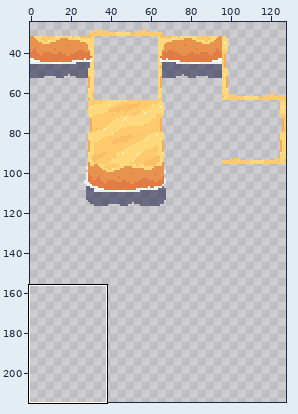
One commit to this pixel-art file: main/overworld/overworld_map/beach/sand_sheet.aseprite. The first picture is a wide view before the edit; the outline marks the close-up.
Close-up. The starting point:
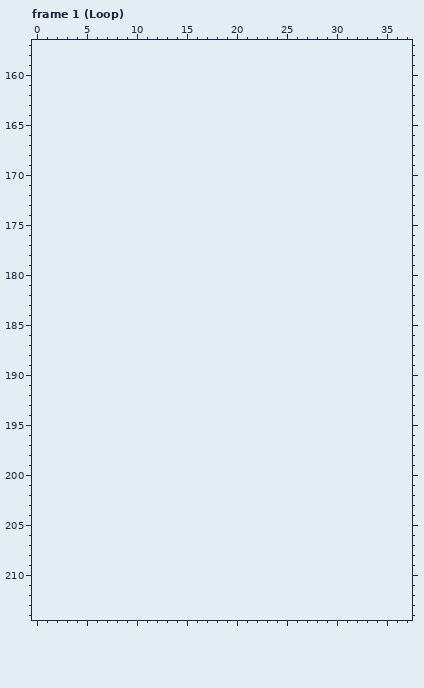
128x128 pixels, 8 frames. Pixels under 10% opacity are left out. Colours within 5 levels of each other are drawn and written as one. Shown: frame 1 (Loop): x 0..37, y 157..214. The old version is drawn lined up with the new one, on the new canvas. The wide view leaves out empty margins.
Now the later version:
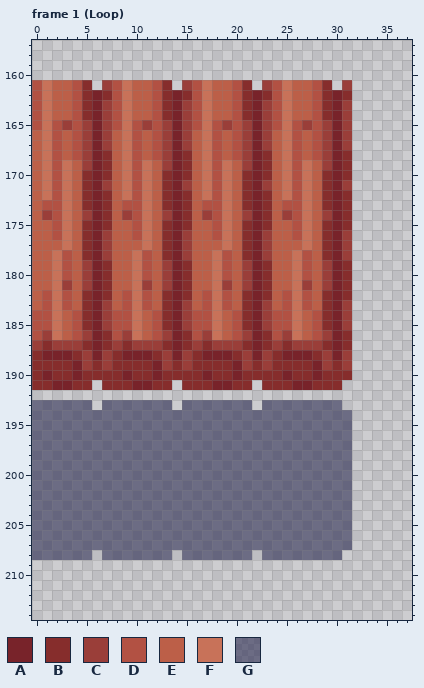
Palette (. is transparent): A #78232a  B #862d2c  C #9a3e39  D #b25143  E #bc5f48  F #c87259  G #10103d83
Change:
canvas 128x128 -> 128x224
Frame 1 (Loop):
y 161: x 0..5 ...... -> DFEEDB; x 7..13 ....... -> CDFEEDB; x 15..21 ....... -> CDFEEDB; x 23..29 ....... -> CDFEEDB; x 31 . -> C
y 162: x 0..31 ................................ -> DFEEDBABDFEEDBABDFEEDBABDFEEDBAB
y 163..164: x 0..31 ................................ -> DFEEDBACDFEEDBACDFEEDBACDFEEDBAC
y 165: x 0..31 ................................ -> DFDCDCACDFDCDCACDFDCDCACDFDCDCAC
y 166..167: x 0..31 ................................ -> EFDEDCACEFDEDCACEFDEDCACEFDEDCAC
y 168: x 0..31 ................................ -> EFDEDCABEFDEDCABEFDEDCABEFDEDCAB
y 169: x 0..31 ................................ -> EFDFECABEFDFECABEFDFECABEFDFECAB
y 170: x 0..31 ................................ -> EFDFEBABEFDFEBABEFDFEBABEFDFEBAB
y 171: x 0..31 ................................ -> EFDFEBACEFDFEBACEFDFEBACEFDFEBAC
y 172: x 0..31 ................................ -> EFDFEBABEFDFEBABEFDFEBABEFDFEBAB
y 173: x 0..31 ................................ -> EDDFEBABEDDFEBABEDDFEBABEDDFEBAB
y 174: x 0..31 ................................ -> ECDFECABECDFECABECDFECABECDFECAB
y 175: x 0..31 ................................ -> EEDFEBABEEDFEBABEEDFEBABEEDFEBAB
y 176: x 0..31 ................................ -> EEDFEBACEEDFEBACEEDFEBACEEDFEBAC
y 177: x 0..31 ................................ -> EEEFEBACEEEFEBACEEEFEBACEEEFEBAC
y 178: x 0..31 ................................ -> EEFDEBACEEFDEBACEEFDEBACEEFDEBAC
y 179..180: x 0..31 ................................ -> EEFDECABEEFDECABEEFDECABEEFDECAB
y 181: x 0..31 ................................ -> EEFCECABEEFCECABEEFCECABEEFCECAB
y 182: x 0..31 ................................ -> EDFDEBABEDFDEBABEDFDEBABEDFDEBAB
y 183: x 0..31 ................................ -> EDFDEBACEDFDEBACEDFDEBACEDFDEBAC
y 184..185: x 0..31 ................................ -> DDFEDBACDDFEDBACDDFEDBACDDFEDBAC
y 186: x 0..31 ................................ -> DCFEDCABDCFEDCABDCFEDCABDCFEDCAB
y 187: x 0..31 ................................ -> CBCCCBABCBCCCBABCBCCCBABCBCCCBAB
y 188: x 0..31 ................................ -> BAAABCACBAAABCACBAAABCACBAAABCAC
y 189: x 0..31 ................................ -> BBBBACBCBBBBACBCBBBBACBCBBBBACBC
y 190: x 0..31 ................................ -> BABBABBBBABBABBBBABBABBBBABBABBB
y 191: x 0..5 ...... -> BBAABB; x 7..13 ....... -> BBBAABB; x 15..21 ....... -> BBBAABB; x 23..30 ........ -> BBBAABBB
y 193: x 0..5 ...... -> GGGGGG; x 7..13 ....... -> GGGGGGG; x 15..21 ....... -> GGGGGGG; x 23..30 ........ -> GGGGGGGG
y 194..207: x 0..31 ................................ -> GGGGGGGGGGGGGGGGGGGGGGGGGGGGGGGG
y 208: x 0..5 ...... -> GGGGGG; x 7..13 ....... -> GGGGGGG; x 15..21 ....... -> GGGGGGG; x 23..30 ........ -> GGGGGGGG
